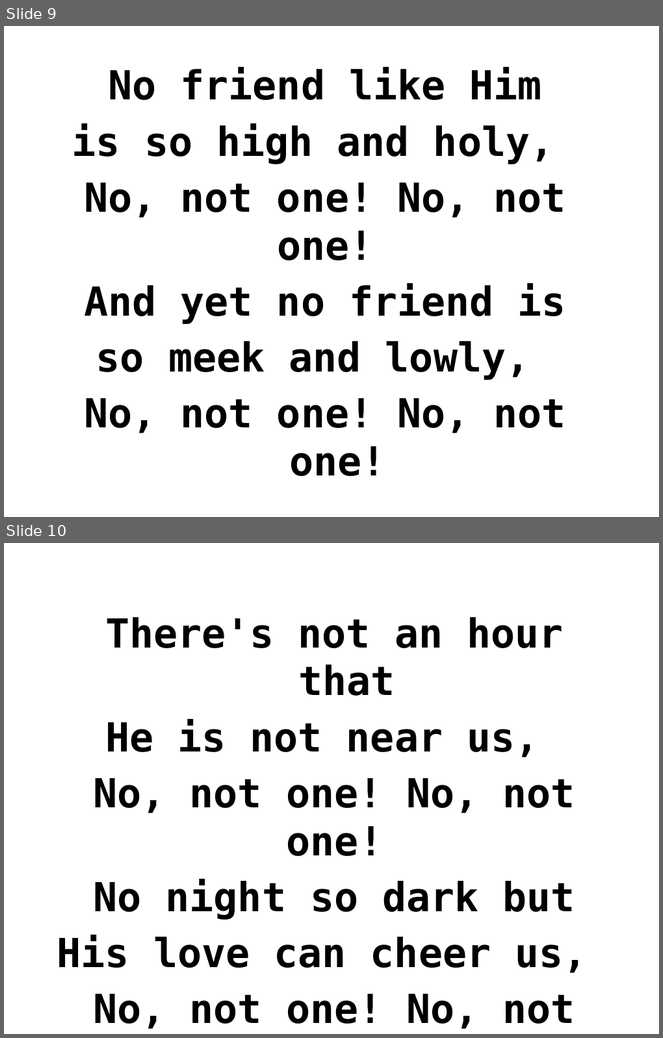
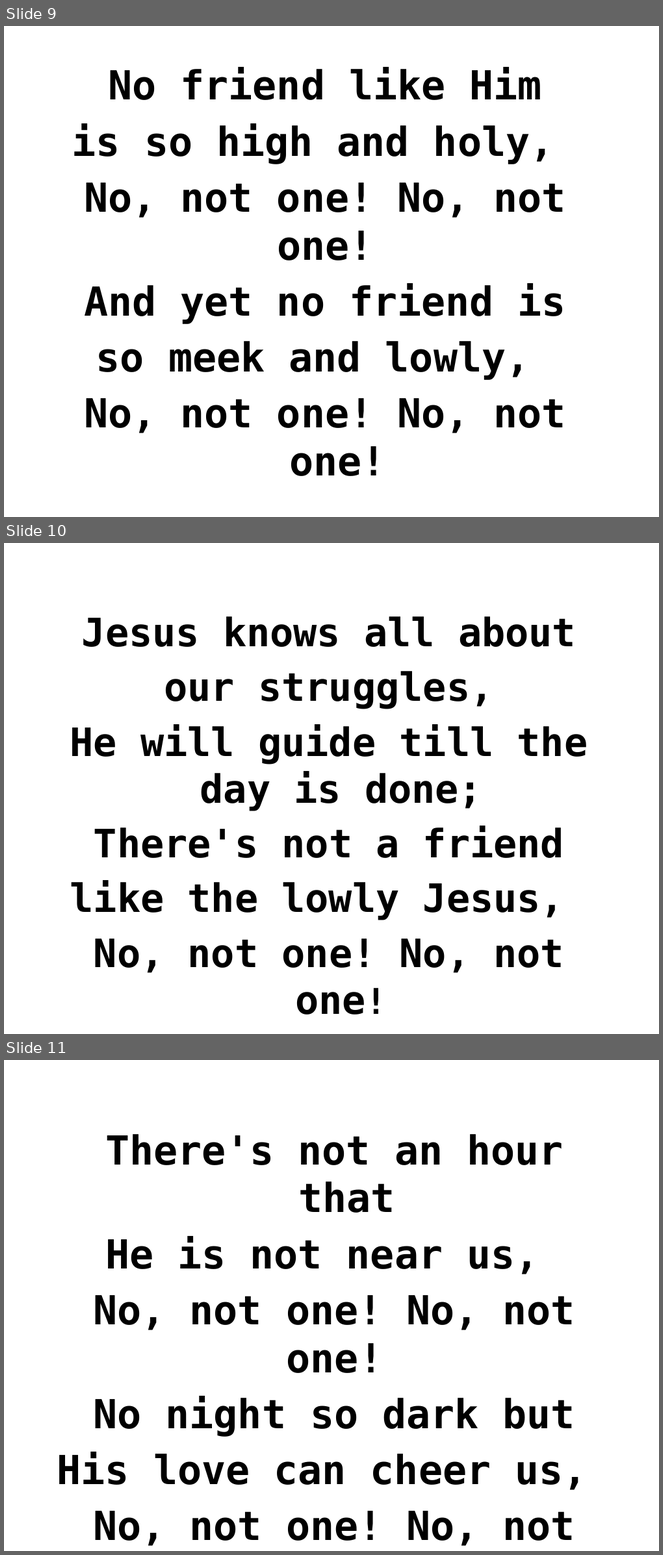
Before and after one commit to batisuoc/free-school-class, a slide deck: english/no not one.pptx. Shown one above the other, each under a label of ours: slides 9 and 10 before the commit, slides 9, 10 and 11 after it. The pictures are 663x1038 and 663x1555 pixels, drawn with LibreOffice and Linux fonts; fonts in the diff are those of the drawing; background and template pictures are left out. Boxes give left, top, right and bottom in pixels: in the first picture for what was removed or moved away, otherwise in the second. Text is boxed around its words. In the diff, an @@ line names an element or a change of style, - is before the commit and + after.

```diff
--- a/english/no not one.pptx
+++ b/english/no not one.pptx
@@ slide 10 added at [4, 543, 659, 1034], background picture (left out) @@
@@ text added at [70, 616, 588, 973], 43 pt, text #000000, bold @@
+Jesus knows all about
+our struggles,
+He will guide till the day is done;
+There's not a friend
+like the lowly Jesus,
+No, not one! No, not one!
@@ what was slide 10 is now slide 11 @@
```
Also in this commit, not shown: 4 slides changed, 8 other slides added, 6 other files.
